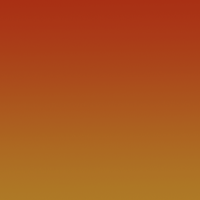
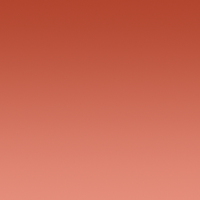
Layers edited between the first and the second 200×200 image:
added layer "Rechthoek 2" above "Layer 1" over [0, 0, 200, 200]
painted on "Rechthoek 1" over [0, 0, 200, 200]
